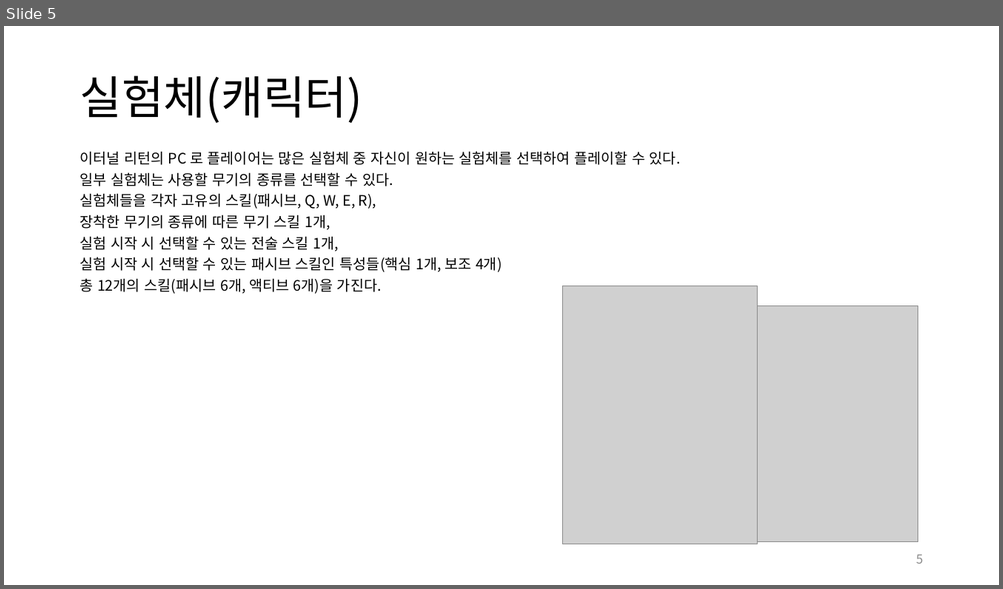
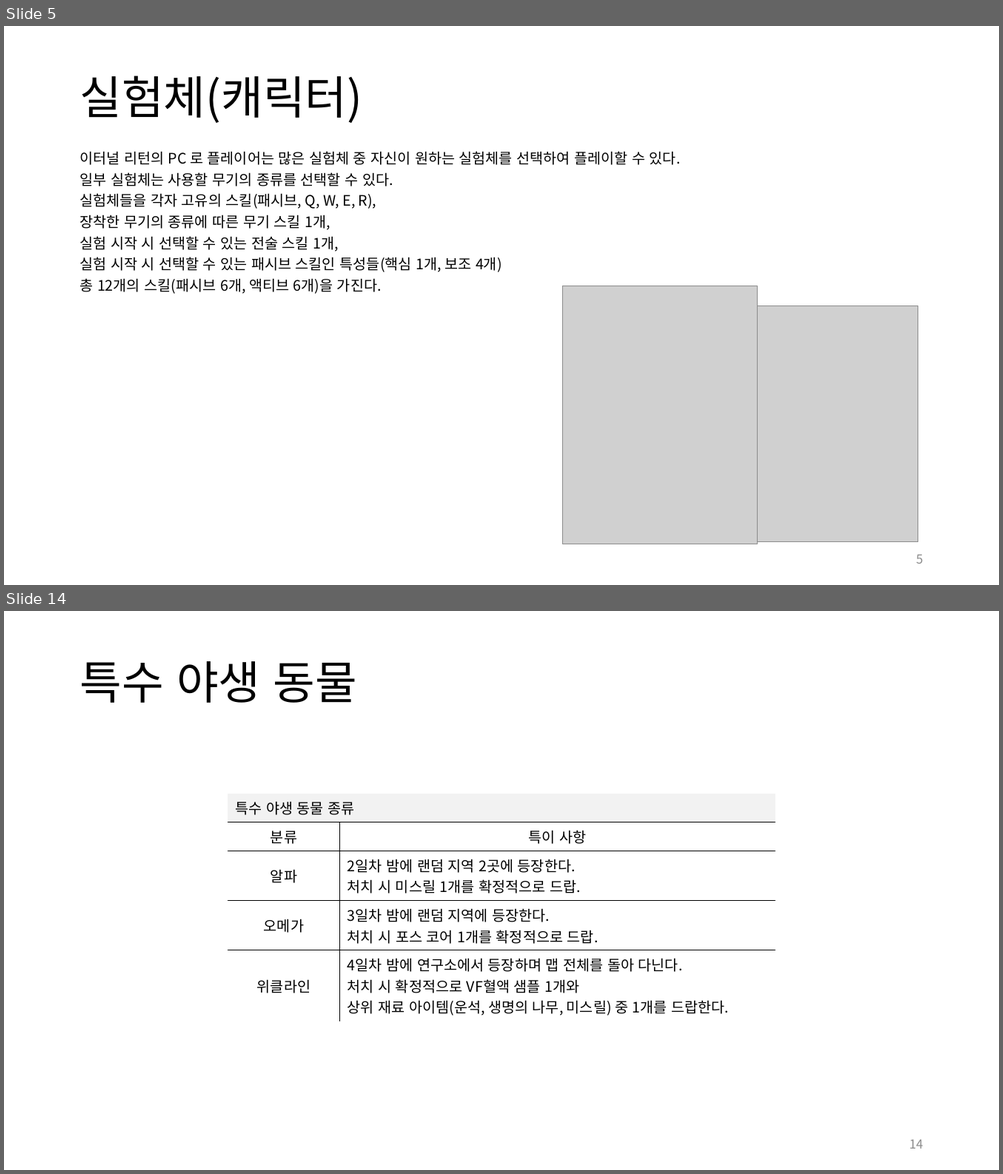
Before and after one commit to yjk0401/unityenginebasic_9th, a slide deck: 기획/이터널 리턴/이터널 리턴 역기획서.pptx. Shown one above the other, each under a label of ours: slide 5 before the commit, slides 5 and 14 after it; the slides between them are not shown. The pictures are 1003x589 and 1003x1174 pixels, drawn with LibreOffice and Linux fonts; fonts in the diff are those of the drawing; grey boxes stand for pictures. Boxes give left, top, right and bottom in pixels: in the first picture for what was removed or moved away, otherwise in the second. Text is boxed around its words. In the diff, an @@ line names an element or a change of style, - is before the commit and + after.

```diff
--- a/기획/이터널 리턴/이터널 리턴 역기획서.pptx
+++ b/기획/이터널 리턴/이터널 리턴 역기획서.pptx
@@ slide 14 added at [4, 611, 999, 1170], background #FFFFFF @@
@@ title added at [80, 661, 357, 703], 44 pt, text #000000 @@
+특수 야생 동물
@@ table added at [227, 794, 775, 1019], 5 rows, 2 columns @@
+특수 야생 동물 종류 | 
+분류 | 특이 사항
+알파 | 2일차 밤에 랜덤 지역 2곳에 등장한다. / 처치 시 미스릴 1개를 확정적으로 드랍.
+오메가 | 3일차 밤에 랜덤 지역에 등장한다. / 처치 시 포스 코어 1개를 확정적으로 드랍.
+위클라인 | 4일차 밤에 연구소에서 등장하며 맵 전체를 돌아 다닌다. / 처치 시 확정적으로 VF혈액 샘플 1개와 / 상위 재료 아이템(운석, 생명의 나무, 미스릴) 중 1개를 드랍한다.
@@ page number added at [909, 1140, 923, 1149], 12 pt, text #8C8C8C @@
+14
```
Also in this commit, not shown: 7 slides changed, 9 other slides added.
